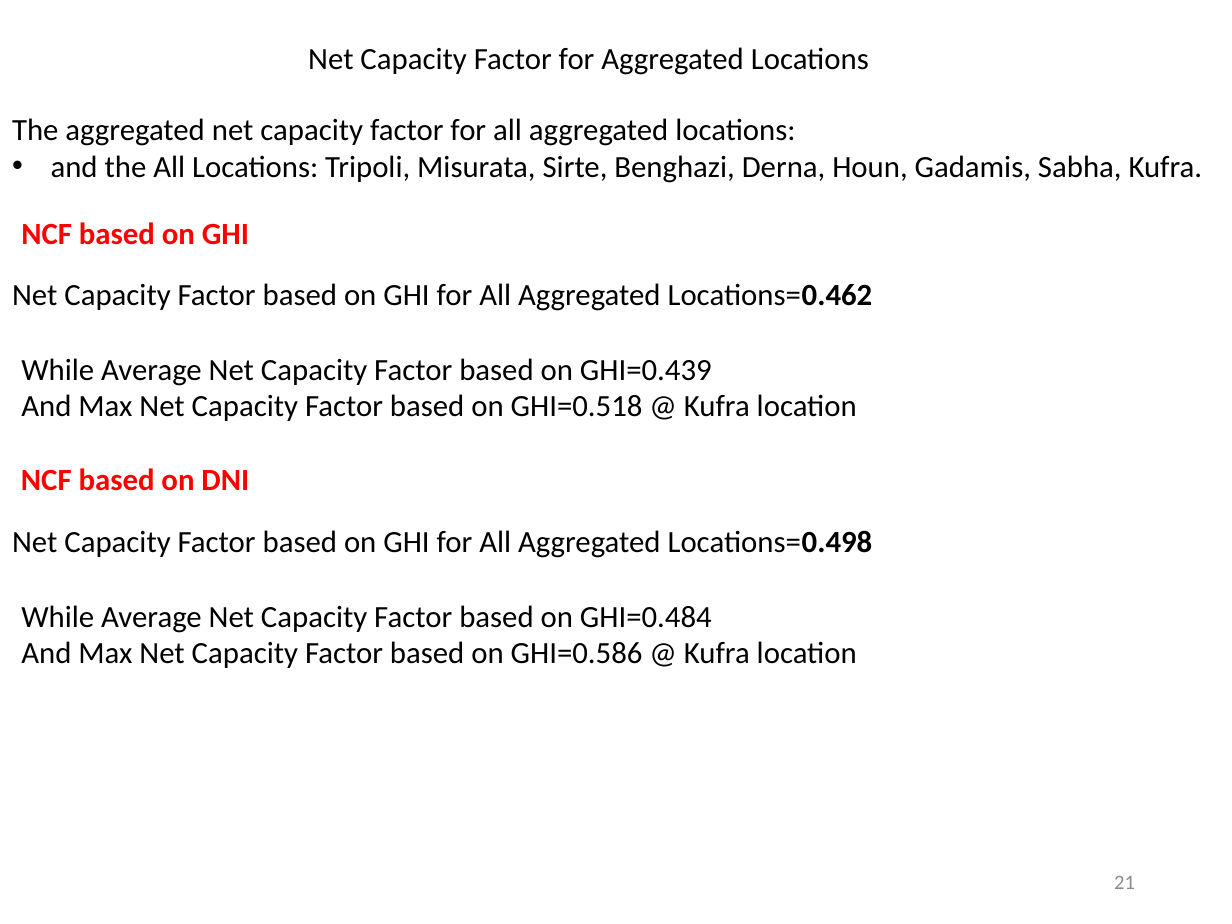
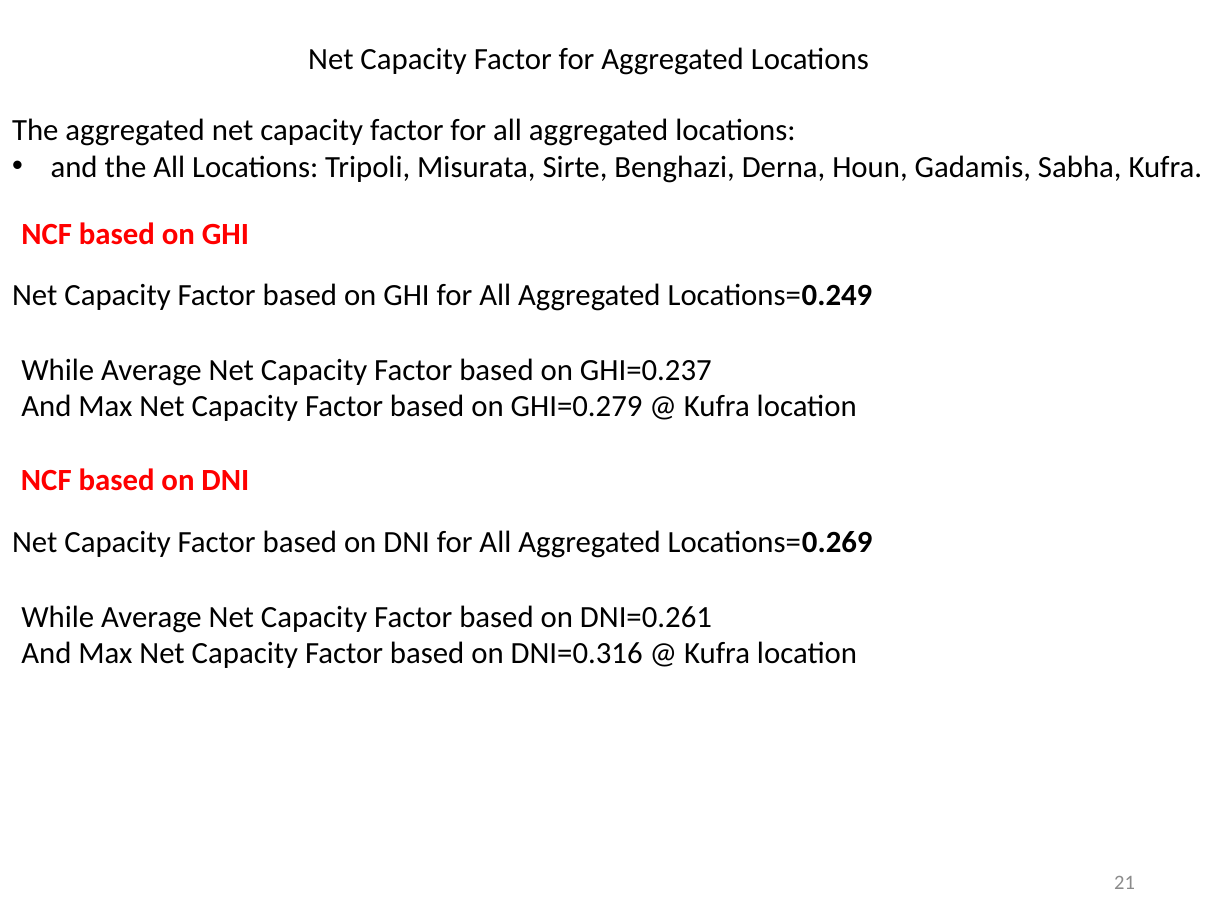
Before and after one commit to MohamedAbuella/Solar-Energy-Modeling-for-Some-Locations-in-Libya, a slide deck: slide 21 of Solar_Energy_Analysis_for Some Locations in Libya.pptx. Drawn at 1232x924 pixels with LibreOffice and Linux fonts; fonts in the diff are those of the drawing. Boxes give left, top, right and bottom in pixels: in the first picture for what was removed or moved away, otherwise in the second. Text is boxed around its words. In the diff, an @@ line names an element or a change of style, - is before the commit and + after.

```diff
--- a/Solar_Energy_Analysis_for Some Locations in Libya.pptx
+++ b/Solar_Energy_Analysis_for Some Locations in Libya.pptx
@@ text at (12, 283, 873, 311): text changed @@
-Net Capacity Factor based on GHI for All Aggregated Locations=0.462
+Net Capacity Factor based on GHI for All Aggregated Locations=0.249
@@ text at (21, 358, 712, 386): text changed @@
-While Average Net Capacity Factor based on GHI=0.439
+While Average Net Capacity Factor based on GHI=0.237
@@ text at (21, 394, 857, 421): text changed @@
-And Max Net Capacity Factor based on GHI=0.518 @ Kufra location
+And Max Net Capacity Factor based on GHI=0.279 @ Kufra location
@@ text at (12, 530, 873, 558): text changed @@
-Net Capacity Factor based on GHI for All Aggregated Locations=0.498
+Net Capacity Factor based on DNI for All Aggregated Locations=0.269
@@ text at (21, 605, 712, 633): text changed @@
-While Average Net Capacity Factor based on GHI=0.484
+While Average Net Capacity Factor based on DNI=0.261
@@ text at (21, 641, 857, 668): text changed @@
-And Max Net Capacity Factor based on GHI=0.586 @ Kufra location
+And Max Net Capacity Factor based on DNI=0.316 @ Kufra location
```
Also in this commit, not shown: 6 other slides changed, 1 other file.
